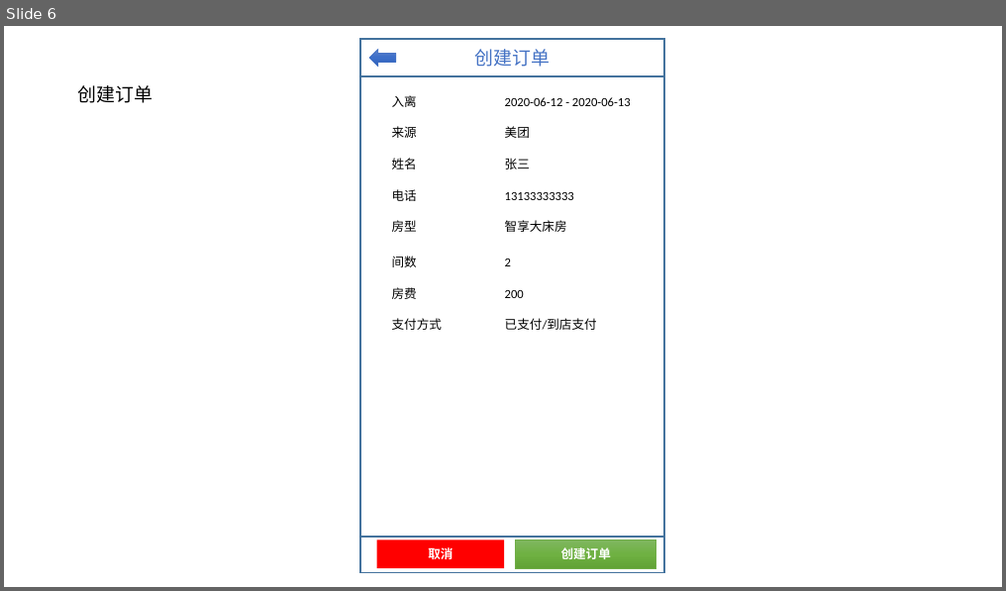
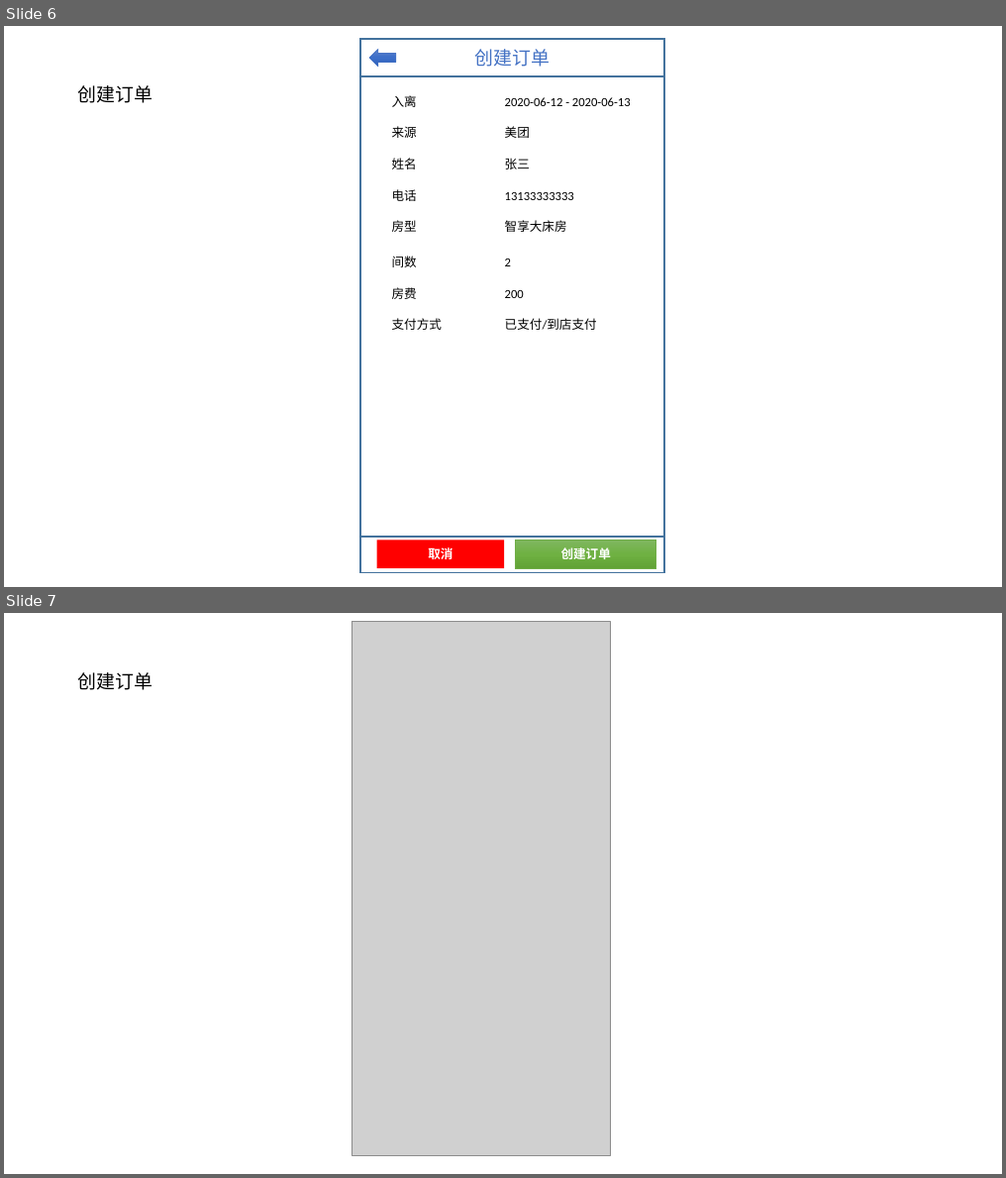
Before and after one commit to ISheenSomeOne/eLive, a slide deck: 后台文档/后台移动端界面.pptx. Shown one above the other, each under a label of ours: slide 6 before the commit, slides 6 and 7 after it. The pictures are 1006x591 and 1006x1178 pixels, drawn with LibreOffice and Linux fonts; fonts in the diff are those of the drawing; grey boxes stand for pictures. Boxes give left, top, right and bottom in pixels: in the first picture for what was removed or moved away, otherwise in the second. Text is boxed around its words. In the diff, an @@ line names an element or a change of style, - is before the commit and + after.

```diff
--- a/后台文档/后台移动端界面.pptx
+++ b/后台文档/后台移动端界面.pptx
@@ slide 7 added at bbox=[4, 613, 1002, 1174], background #FFFFFF @@
@@ picture added at bbox=[351, 621, 611, 1156] @@
@@ text added at bbox=[78, 672, 153, 690], 18 pt, text #000000 @@
+创建订单
```
Also in this commit, not shown: 14 other files.
